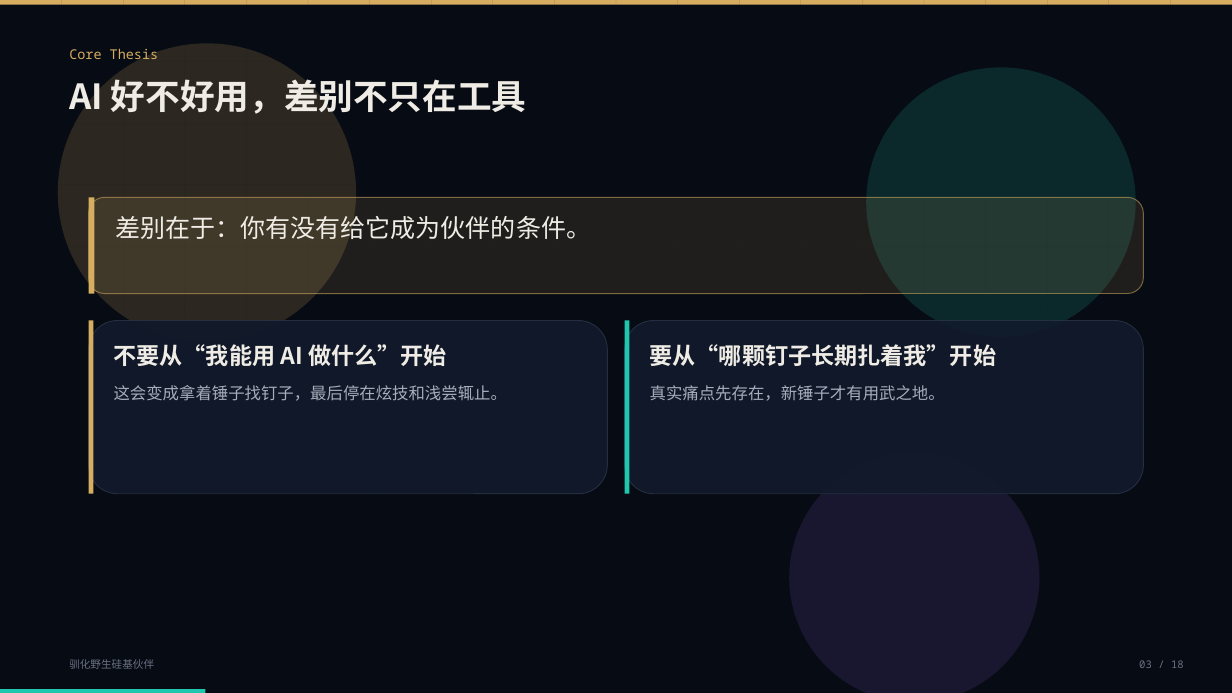
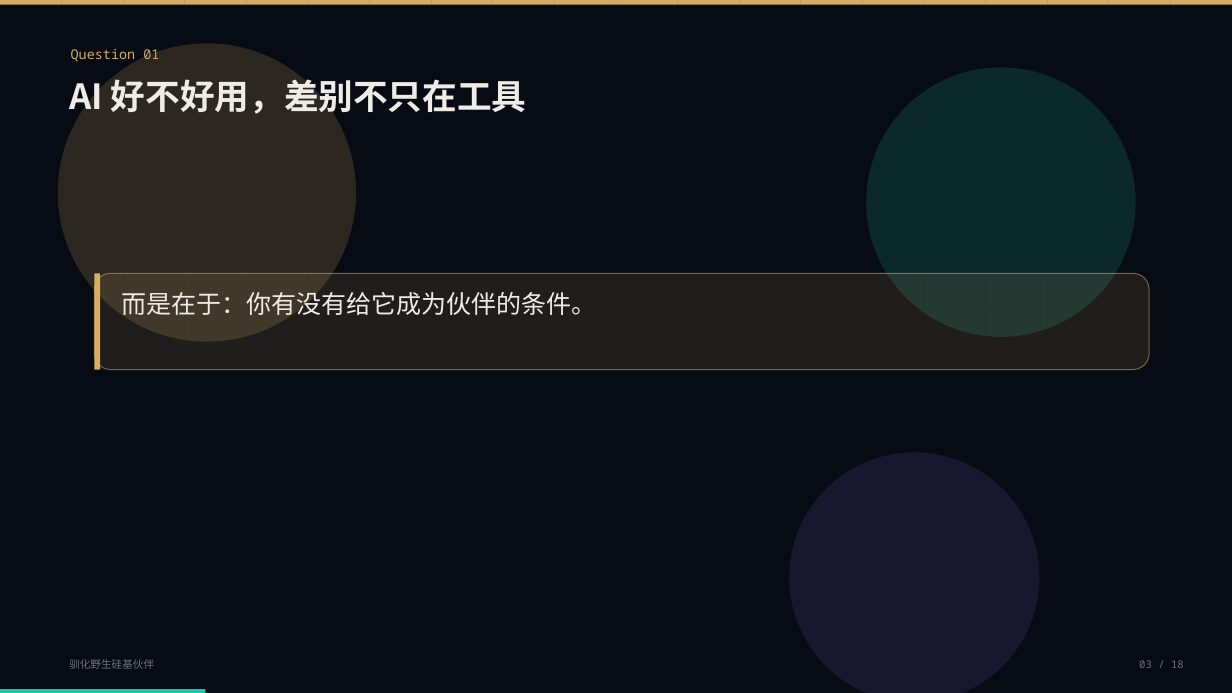
Before and after one commit to SunGrissy/Hermes, a slide deck: slide 6 of 会议材料/驯化野生硅基伙伴_渐进披露版.pptx (slide 3 before the commit). Drawn at 1232x693 pixels with LibreOffice and Linux fonts; fonts in the diff are those of the drawing. Boxes give left, top, right and bottom in pixels: in the first picture for what was removed or moved away, otherwise in the second. Text is boxed around its words. In the diff, an @@ line names an element or a change of style, - is before the commit and + after.

```diff
--- a/会议材料/驯化野生硅基伙伴_渐进披露版.pptx
+++ b/会议材料/驯化野生硅基伙伴_渐进披露版.pptx
@@ text at bbox=[71, 49, 159, 62]: text changed @@
-Core Thesis
+Question 01
@@ rounded rectangle: place and size @@
-rounded rectangle at bbox=[89, 197, 1143, 294]
+rounded rectangle at bbox=[94, 273, 1149, 369]
@@ rectangle: place and size @@
-rectangle at bbox=[89, 197, 94, 294]
+rectangle at bbox=[94, 273, 100, 369]
@@ text at bbox=[121, 292, 597, 315]: text changed @@
-差别在于：你有没有给它成为伙伴的条件。
+而是在于：你有没有给它成为伙伴的条件。
@@ group removed at bbox=[89, 320, 608, 493]: 2 texts, 1 rounded rectangle, 1 rectangle @@
-不要从“我能用 AI 做什么”开始
-这会变成拿着锤子找钉子，最后停在炫技和浅尝辄止。
@@ group removed at bbox=[624, 320, 1143, 493]: 2 texts, 1 rounded rectangle, 1 rectangle @@
-要从“哪颗钉子长期扎着我”开始
-真实痛点先存在，新锤子才有用武之地。
```
Also in this commit, not shown: 9 other slides changed, 16 slides added, 1 slide removed, 1 other file.
